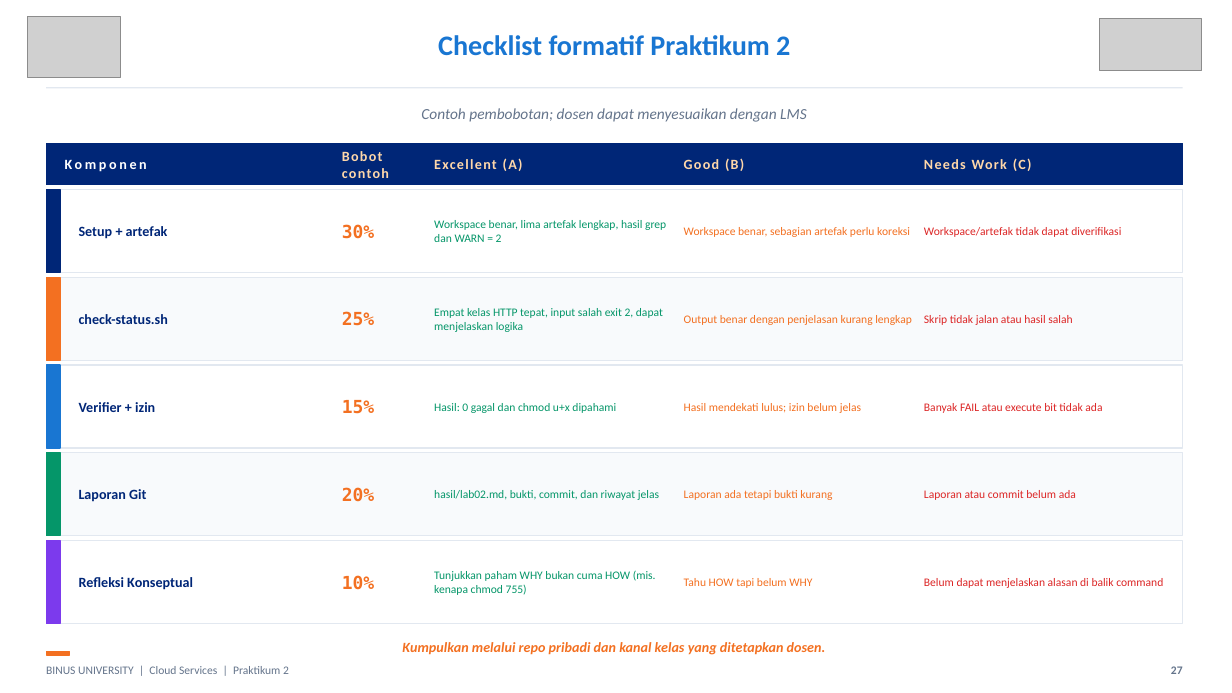
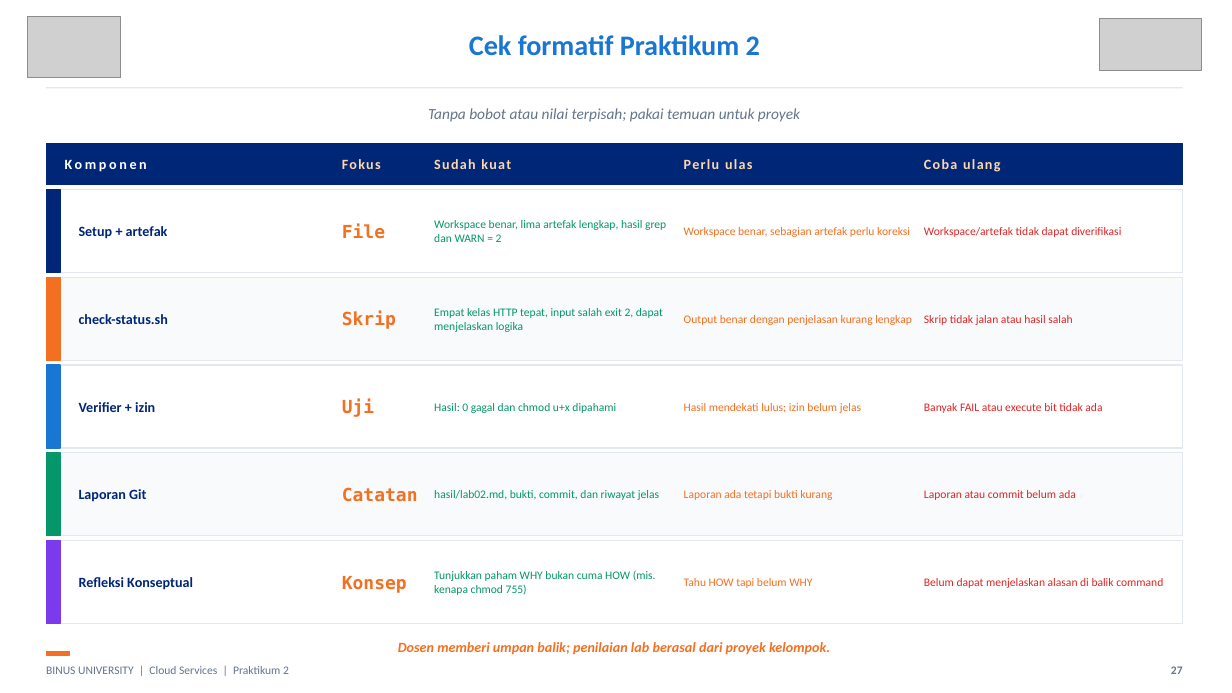
Before and after one commit to SeedFlora/meet2CloudService, a slide deck: slide 27 of slides/LAB02_Linux_Hands_On_Final.pptx. Drawn at 1232x693 pixels with LibreOffice and Linux fonts; fonts in the diff are those of the drawing; grey boxes stand for pictures. Boxes give left, top, right and bottom in pixels: in the first picture for what was removed or moved away, otherwise in the second. Text is boxed around its words. In the diff, an @@ line names an element or a change of style, - is before the commit and + after.

```diff
--- a/slides/LAB02_Linux_Hands_On_Final.pptx
+++ b/slides/LAB02_Linux_Hands_On_Final.pptx
@@ text at (469, 35, 760, 56): text changed @@
-Checklist formatif Praktikum 2
+Cek formatif Praktikum 2
@@ text at (428, 108, 800, 122): text changed @@
-Contoh pembobotan; dosen dapat menyesuaikan dengan LMS
+Tanpa bobot atau nilai terpisah; pakai temuan untuk proyek
@@ text at (342, 159, 381, 169): text changed @@
-Bobot contoh
+Fokus
@@ text at (434, 159, 511, 169): text changed @@
-Excellent (A)
+Sudah kuat
@@ text at (684, 159, 752, 169): text changed @@
-Good (B)
+Perlu ulas
@@ text at (924, 159, 1000, 172): text changed @@
-Needs Work (C)
+Coba ulang
@@ text at (342, 223, 385, 239): text changed @@
-30%
+File
@@ text at (342, 311, 396, 329): text changed @@
-25%
+Skrip
@@ text at (342, 399, 374, 417): text changed @@
-15%
+Uji
@@ text at (342, 487, 418, 502): text changed @@
-20%
+Catatan
@@ text at (342, 576, 407, 593): text changed @@
-10%
+Konsep
@@ text at (398, 642, 830, 655): text changed @@
-Kumpulkan melalui repo pribadi dan kanal kelas yang ditetapkan dosen.
+Dosen memberi umpan balik; penilaian lab berasal dari proyek kelompok.
```
Also in this commit, not shown: 5 other slides changed, 8 other files.
